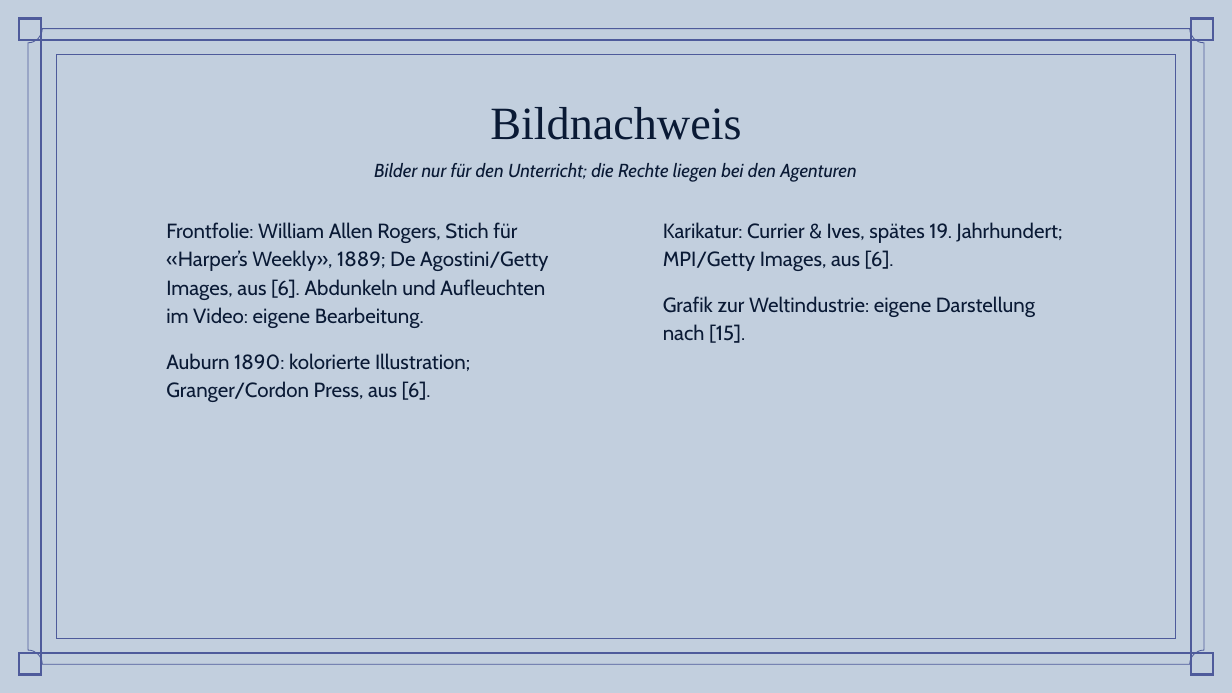
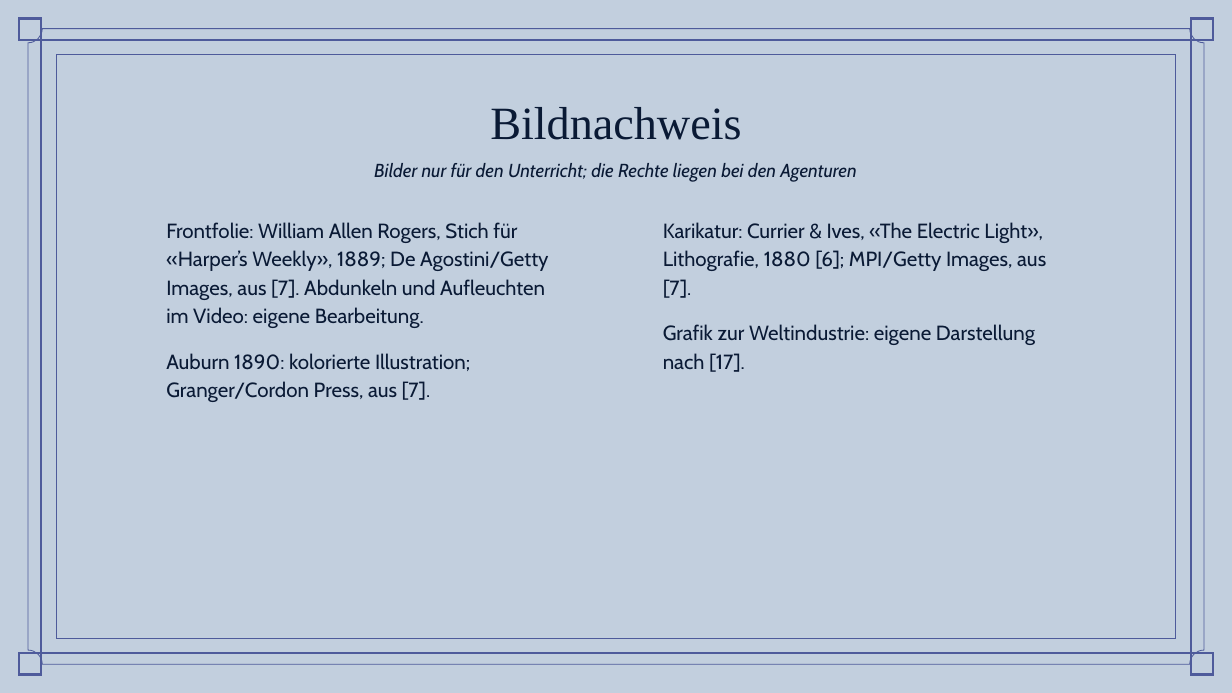
Before and after one commit to simonbruder-hub/Edison_vs_Westinghouse, a slide deck: slide 22 of abgabe/Praesentation_Stromkrieg_Bruder.pptx. Drawn at 1232x693 pixels with LibreOffice and Linux fonts; fonts in the diff are those of the drawing; background and template pictures are left out. Boxes give left, top, right and bottom in pixels: in the first picture for what was removed or moved away, otherwise in the second. Text is boxed around its words. In the diff, an @@ line names an element or a change of style, - is before the commit and + after.

```diff
--- a/abgabe/Praesentation_Stromkrieg_Bruder.pptx
+++ b/abgabe/Praesentation_Stromkrieg_Bruder.pptx
@@ subtitle at (166,222,548,402): text changed @@
-Frontfolie: William Allen Rogers, Stich für «Harper’s Weekly», 1889; De Agostini/Getty Images, aus [6]. Abdunkeln und Aufleuchten im Video: eigene Bearbeitung.
-Auburn 1890: kolorierte Illustration; Granger/Cordon Press, aus [6].
+Frontfolie: William Allen Rogers, Stich für «Harper’s Weekly», 1889; De Agostini/Getty Images, aus [7]. Abdunkeln und Aufleuchten im Video: eigene Bearbeitung.
+Auburn 1890: kolorierte Illustration; Granger/Cordon Press, aus [7].
@@ subtitle at (663,222,1046,372): text changed @@
-Karikatur: Currier & Ives, spätes 19. Jahrhundert; MPI/Getty Images, aus [6].
-Grafik zur Weltindustrie: eigene Darstellung nach [15].
+Karikatur: Currier & Ives, «The Electric Light», Lithografie, 1880 [6]; MPI/Getty Images, aus [7].
+Grafik zur Weltindustrie: eigene Darstellung nach [17].
```
Also in this commit, not shown: 18 other slides changed, 15 other files.
